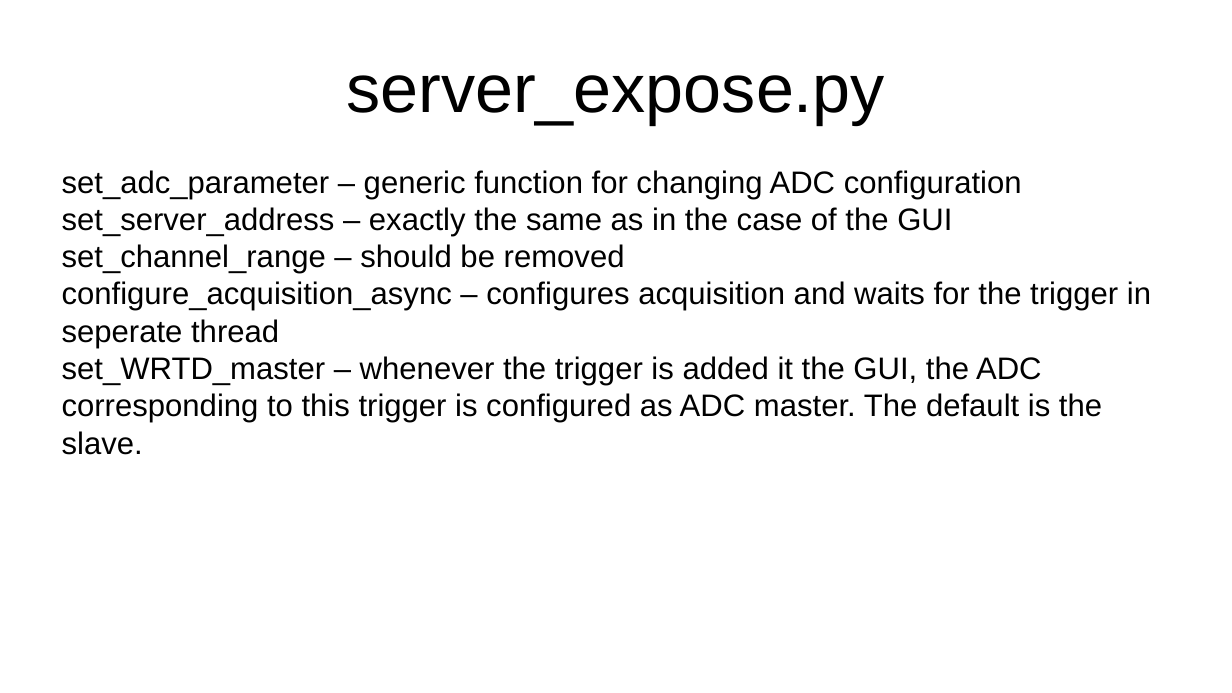
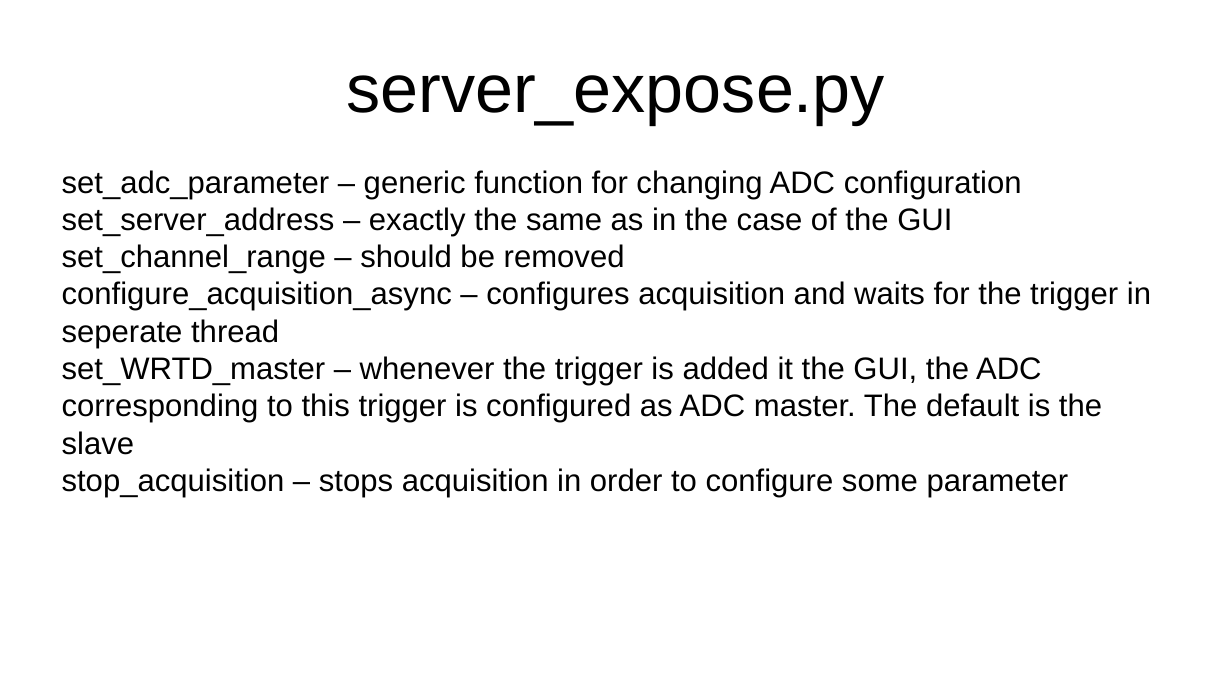
Before and after one commit to mmalczak/distributed-oscilloscope, a slide deck: slide 34 of documentation/review.odp. Drawn at 1232x693 pixels with LibreOffice and Linux fonts; fonts in the diff are those of the drawing. Boxes give left, top, right and bottom in pixels: in the first picture for what was removed or moved away, otherwise in the second. Text is boxed around its words. In the diff, an @@ line names an element or a change of style, - is before the commit and + after.

```diff
--- a/documentation/review.odp
+++ b/documentation/review.odp
@@ subtitle at box(62, 356, 1102, 497): text changed @@
-set_WRTD_master – whenever the trigger is added it the GUI, the ADC corresponding to this trigger is configured as ADC master. The default is the slave.
+set_WRTD_master – whenever the trigger is added it the GUI, the ADC corresponding to this trigger is configured as ADC master. The default is the slave
+stop_acquisition – stops acquisition in order to configure some parameter
```
Also in this commit, not shown: 6 other slides changed.
